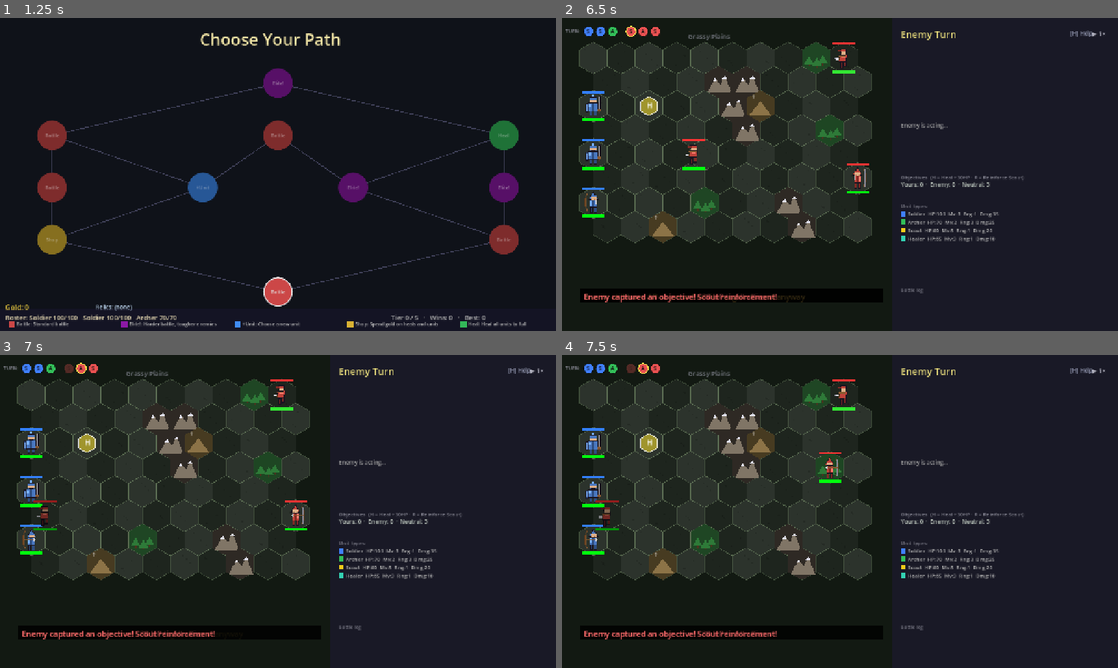
Above: before the commit, frames 1-4 (two rows, left to right).
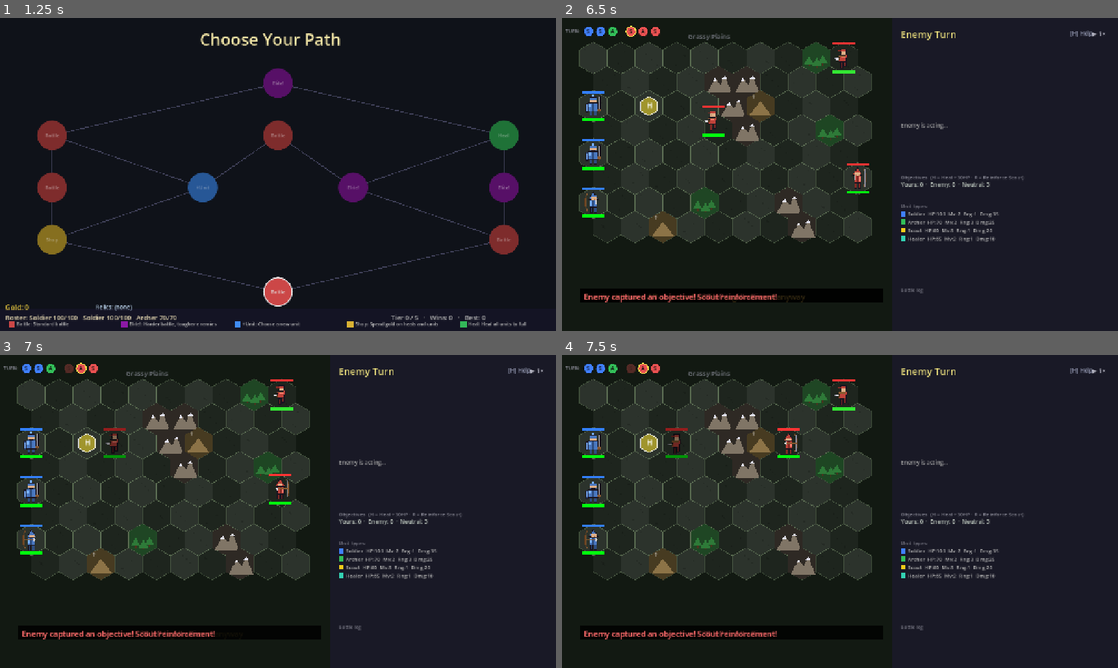
Above: after the commit, the same moments.

Repository: kabuumu/strategy-prototype
Game: Godot game, scene res://src/title/title.tscn
The game is run twice, just before and just after one commit, with the same random seed, the same clock (stepped at 60 frames per second) and the same inputs.
Inputs (mouse positions are in pixels of both pictures, inside the frame that each line leads up to):
- Up to frame 1 (1.25 s): click "New Game" at 0.5 s
- Up to frame 2 (6.5 s): click "Battle" at 1.25 s; click "End Turn (3 ready)" at 2 s; click "End Turn (3 ready)" at 2.75 s; click "End Turn (3 ready)" at 3.5 s; tap A at 4.25 s; move the mouse to (962, 158) at 4.27 s; tap H at 4.35 s; click (962, 158) at 4.42 s; tap Space at 4.52 s; click "Confirm: skip 3 units?" at 5 s; drag from (728, 190) to (812, 237) at 5.77 s
- Up to frame 3 (7 s): move the mouse to (333, 442) at 6.52 s; tap Keypad Enter at 6.6 s; click (333, 442) at 6.67 s
- Up to frame 4 (7.5 s): drag from (812, 574) to (673, 464) at 7.27 s

Frame 1 is identical in both runs. In frame 2, 0.3% of the frame differs, in the area x 21-72%, y 28-68%; in frame 3, 0.6%; in frame 4, 0.6%, in the area x 6-72%, y 23-68%.

Commit message:
Limit per-move range (tighter tactical movement)
With AP allowing multiple moves per turn, the old move ranges (esp. Scout 5)
let a unit cross half the board in one action. Lowered per-move range:
Scout 5->3; Soldier/Healer/Warlord/Pyromancer 3->2 (Archer/Juggernaut stay 2).
A single move now highlights a small tactical area; longer repositioning
costs multiple AP (and your attack).

Co-Authored-By: Claude Opus 4.8 <noreply@anthropic.com>

Diff:
--- a/src/game_manager.gd
+++ b/src/game_manager.gd
@@ -7,7 +7,7 @@
 	"soldier": {
 		"name": "Soldier",
 		"max_hp": 100,
-		"move_range": 3,
+		"move_range": 2,
 		"attack_range": 1,
 		"damage": 35,
 		"color": Color(0.25, 0.5, 1.0),
@@ -27,7 +27,7 @@
 	"scout": {
 		"name": "Scout",
 		"max_hp": 60,
-		"move_range": 5,
+		"move_range": 3,
 		"attack_range": 1,
 		"damage": 20,
 		"color": Color(0.95, 0.8, 0.1),
@@ -40,7 +40,7 @@
 	"warlord": {
 		"name": "Warlord",
 		"max_hp": 220,
-		"move_range": 3,
+		"move_range": 2,
 		"attack_range": 1,
 		"damage": 35,
 		"color": Color(0.85, 0.20, 0.20),
@@ -55,7 +55,7 @@
 	"pyromancer": {
 		"name": "Pyromancer",
 		"max_hp": 170,
-		"move_range": 3,
+		"move_range": 2,
 		"attack_range": 3,
 		"damage": 24,
 		"color": Color(0.95, 0.45, 0.12),
@@ -83,7 +83,7 @@
 	"healer": {
 		"name": "Healer",
 		"max_hp": 65,
-		"move_range": 3,
+		"move_range": 2,
 		"attack_range": 1,
 		"damage": 10,
 		"color": Color(0.20, 0.82, 0.70),
